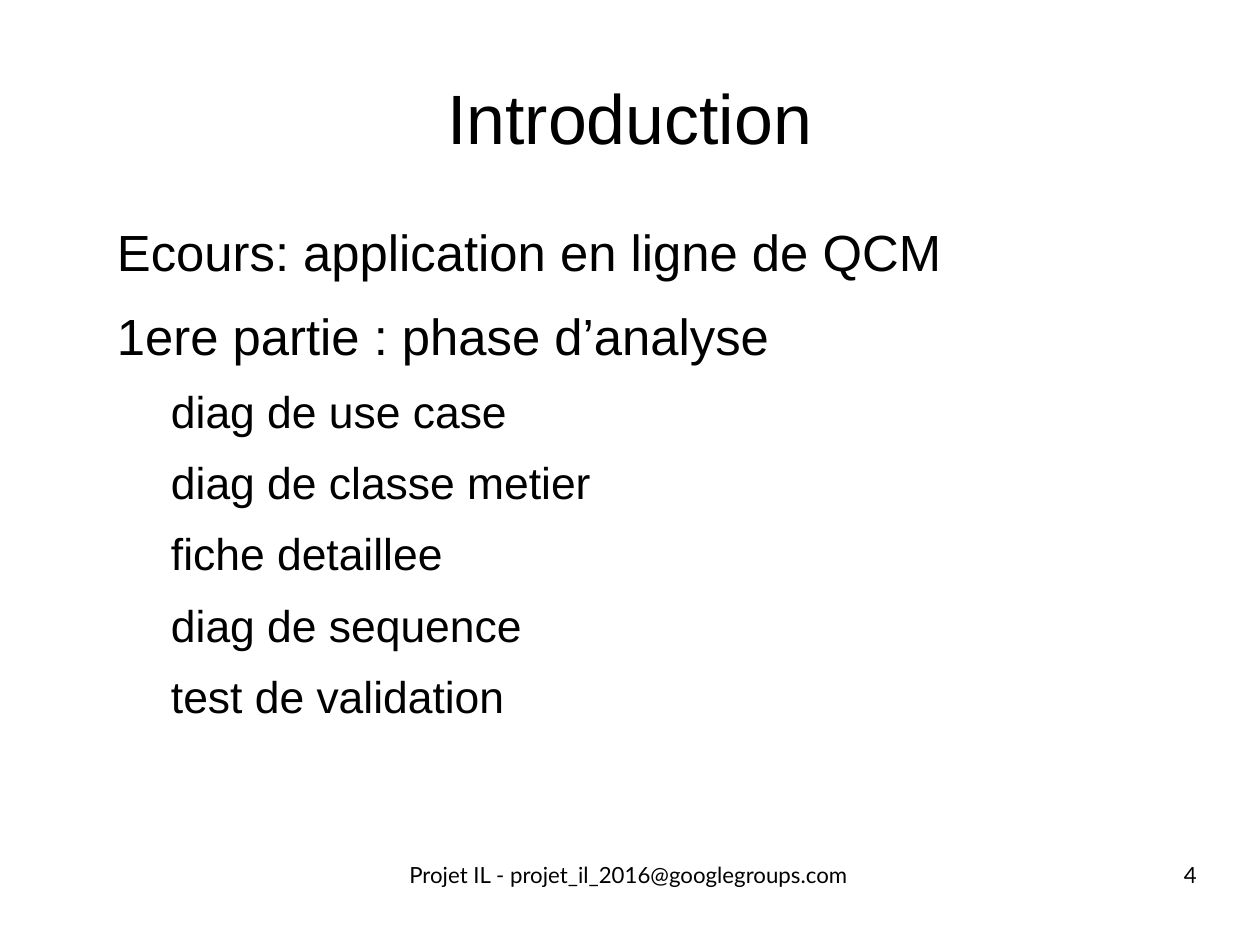
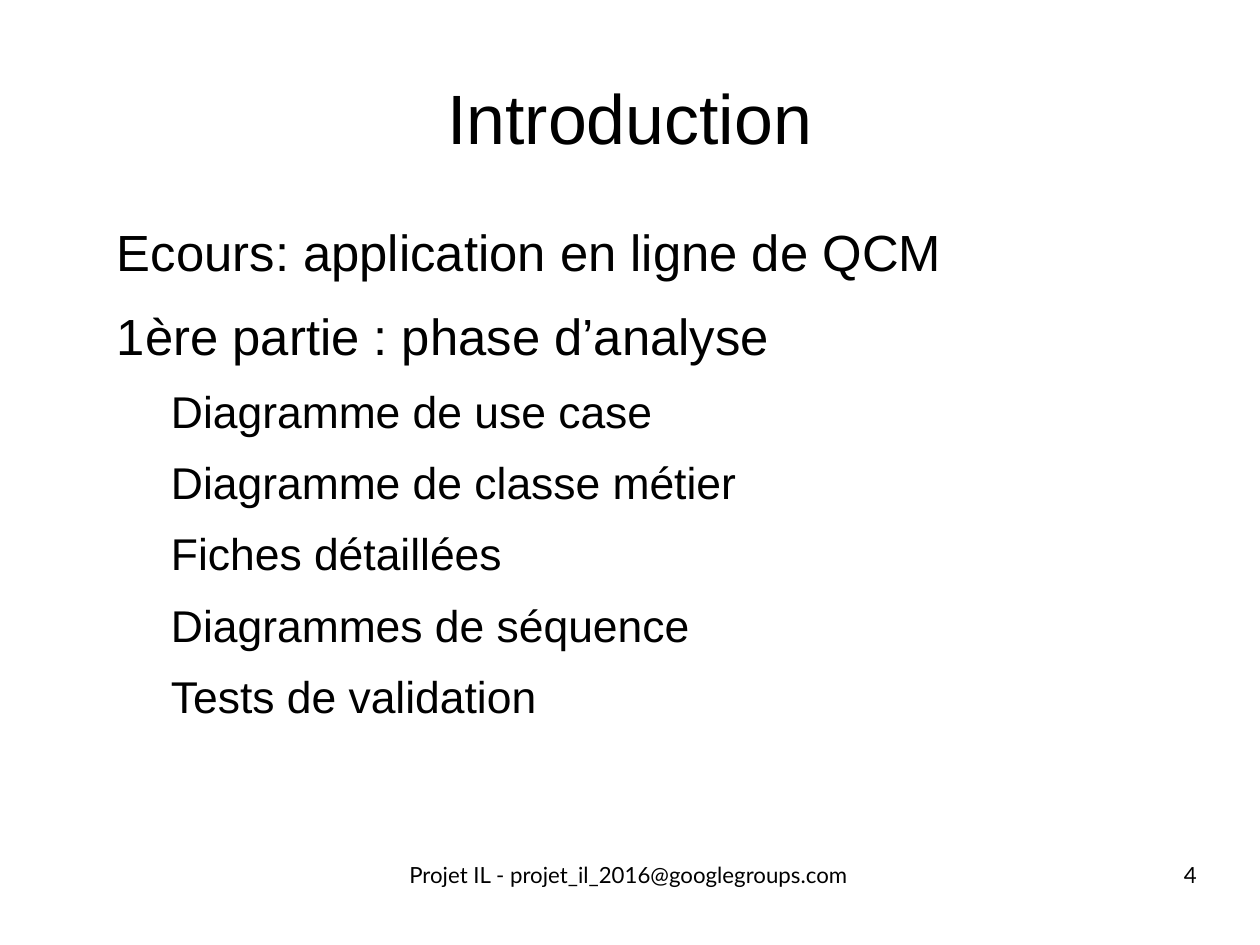
Before and after one commit to ScreachFr/ecours_DMCSBG, a slide deck: slide 4 of vrac/all/pres1_17102016.odp. Drawn at 1260x945 pixels with LibreOffice and Linux fonts; fonts in the diff are those of the drawing. Boxes give left, top, right and bottom in pixels: in the first picture for what was removed or moved away, otherwise in the second. Text is boxed around its words. In the diff, an @@ line names an element or a change of style, - is before the commit and + after.

```diff
--- a/vrac/all/pres1_17102016.odp
+++ b/vrac/all/pres1_17102016.odp
@@ text at [117, 317, 769, 714]: text changed @@
-1ere partie : phase d’analyse
-  diag de use case
-  diag de classe metier
-  fiche detaillee
-  diag de sequence
-  test de validation
+1ère partie : phase d’analyse
+  Diagramme de use case
+  Diagramme de classe métier
+  Fiches détaillées
+  Diagrammes de séquence
+  Tests de validation
```
Also in this commit, not shown: 7 other slides changed, 4 slides added, 2 other files.
